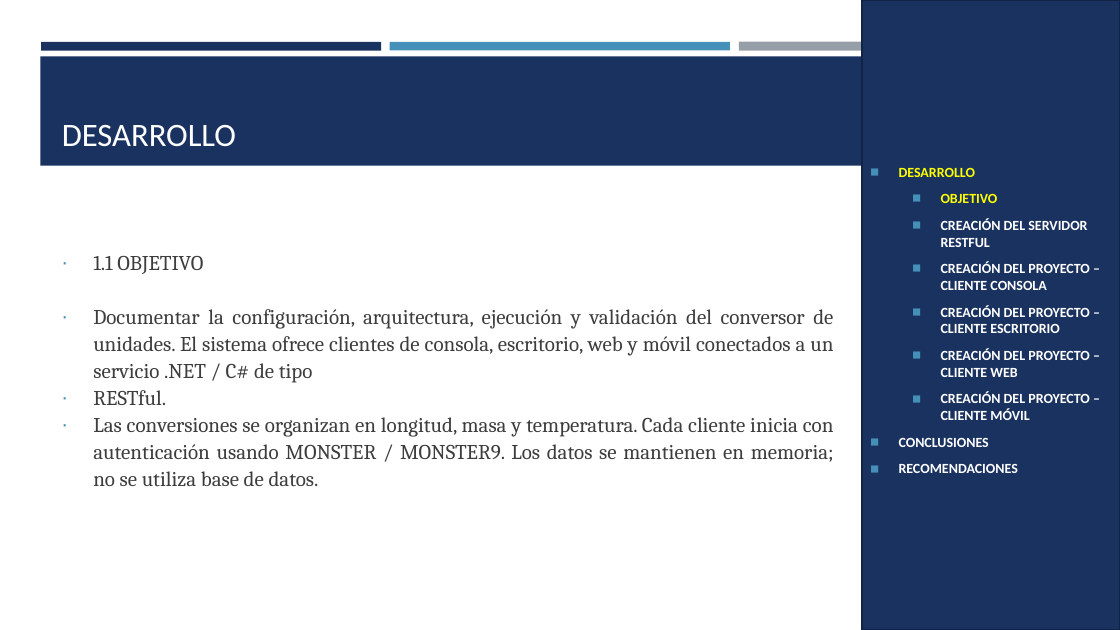
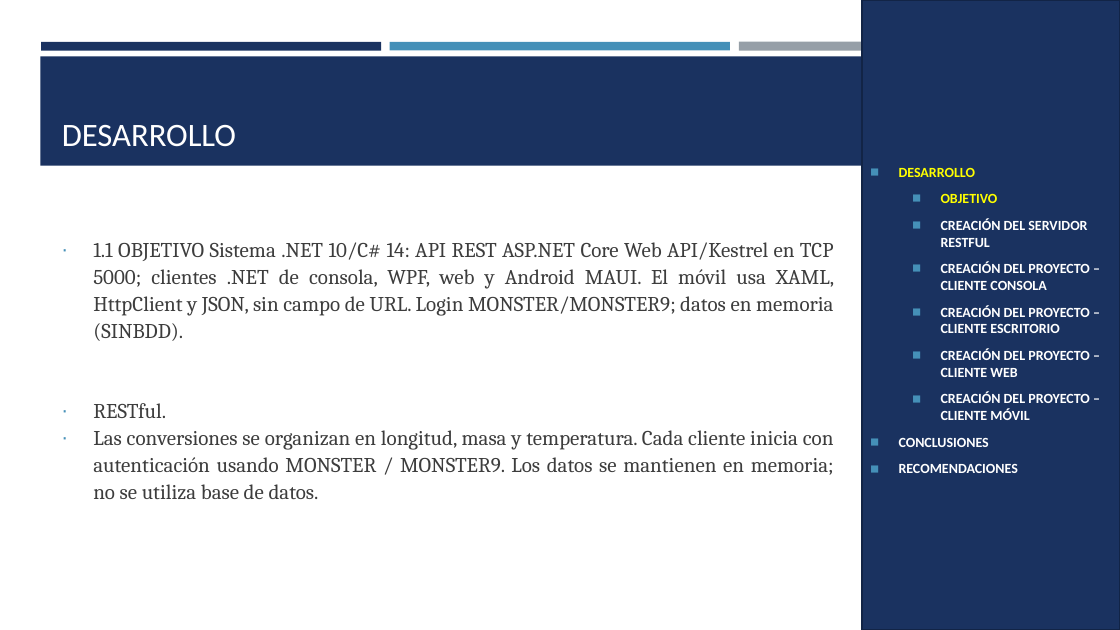
Before and after one commit to JulioViche/u1-sw-arch, a slide deck: slide 3 of TI.1.4. PAO202651_RESTFUL_DOTNET_SINBDD_NRC36884_GR09/05. DOCUMENTACION/CONVUNI_RESTFUL_DOTNET_GR09.pptx. Drawn at 1120x630 pixels with LibreOffice and Linux fonts; fonts in the diff are those of the drawing. Boxes give left, top, right and bottom in pixels: in the first picture for what was removed or moved away, otherwise in the second. Text is boxed around its words. In the diff, an @@ line names an element or a change of style, - is before the commit and + after.

Commit message:
docs(dotnet): corregir stack MAUI y servicios

```diff
--- a/TI.1.4. PAO202651_RESTFUL_DOTNET_SINBDD_NRC36884_GR09/05. DOCUMENTACION/CONVUNI_RESTFUL_DOTNET_GR09.pptx
+++ b/TI.1.4. PAO202651_RESTFUL_DOTNET_SINBDD_NRC36884_GR09/05. DOCUMENTACION/CONVUNI_RESTFUL_DOTNET_GR09.pptx
@@ text at [93, 242, 834, 341]: text changed @@
-∙ 1.1 OBJETIVO
-∙ Documentar la configuración, arquitectura, ejecución y validación del conversor de unidades. El sistema ofrece clientes de consola, escritorio, web y móvil conectados a un servicio .NET / C# de tipo
+∙ 1.1 OBJETIVO Sistema .NET 10/C# 14: API REST ASP.NET Core Web API/Kestrel en TCP 5000; clientes .NET de consola, WPF, web y Android MAUI. El móvil usa XAML, HttpClient y JSON, sin campo de URL. Login MONSTER/MONSTER9; datos en memoria (SINBDD).
```
Also in this commit, not shown: 13 other slides changed, 18 other files.
